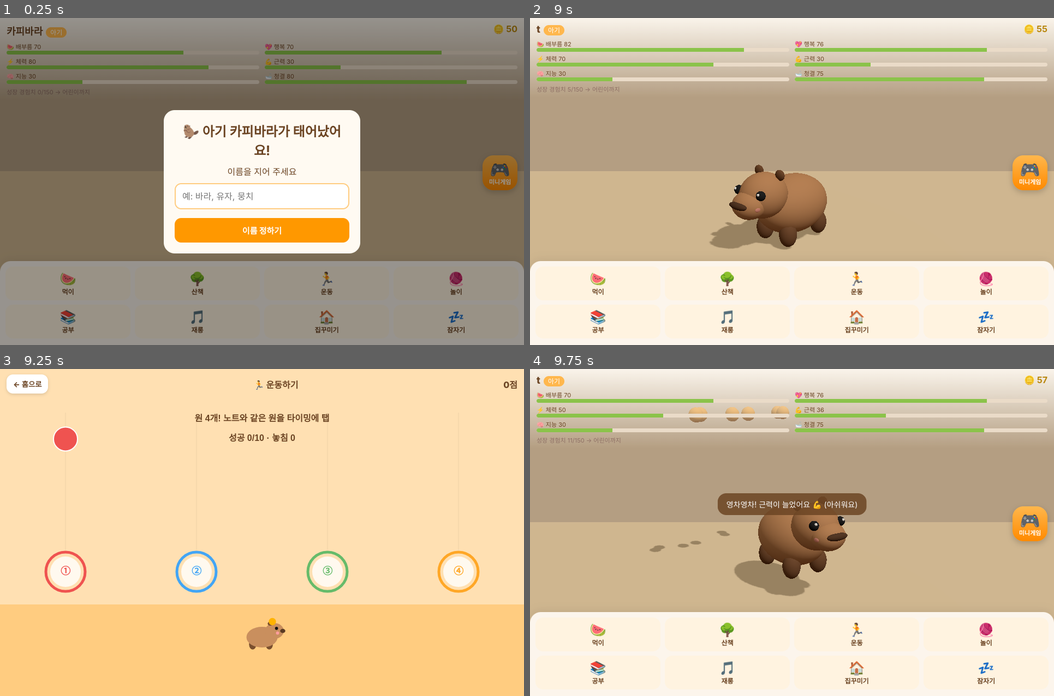
Above: before the commit, frames 1-4 (two rows, left to right).
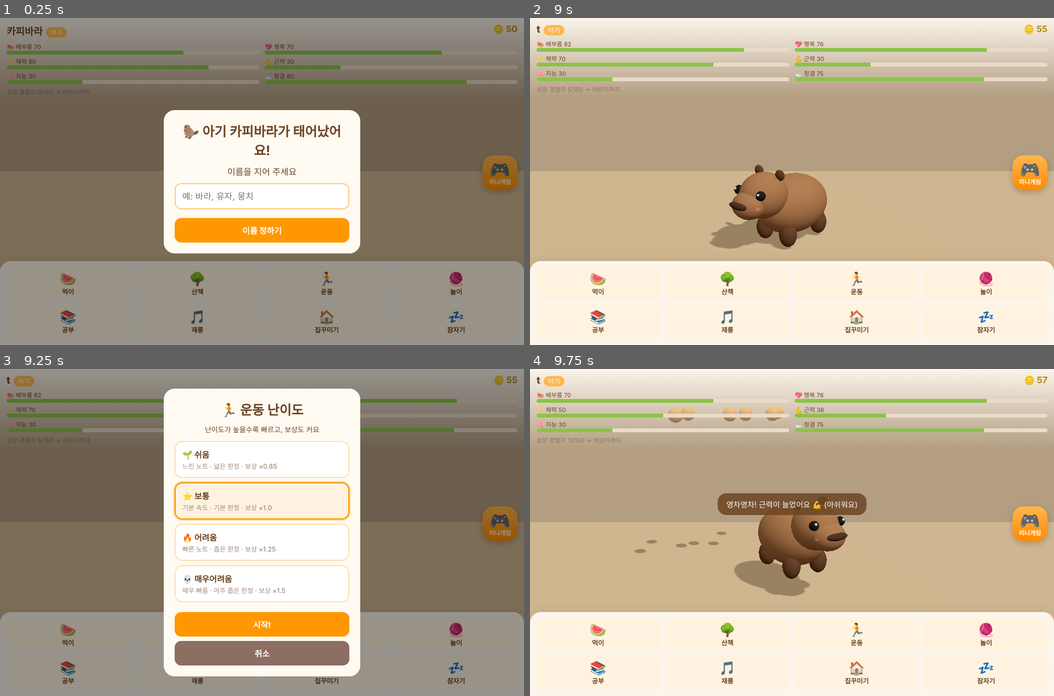
Above: after the commit, the same moments.

Repository: sketchkim-hub/capybara-game
Game: browser game, page index.html
Same seed, same stepped clock (60 frames per second), same inputs: the game is played once before the commit and once after it.
Inputs (mouse positions are in pixels of both pictures, inside the frame that each line leads up to):
- Up to frame 1 (0.25 s): no input
- Up to frame 2 (9 s): click (792, 181) at 0.27 s; click (792, 214) at 1.07 s; click (792, 194) at 1.27 s; type "a" at 1.27 s; tap Enter at 1.3, 1.9, 2.5 s; click (687, 148) at 1.67 s; click (792, 194) at 1.87 s; type "r" at 1.87 s; press the mouse at (896, 132) at 2.27 s; release the mouse at (792, 116) at 2.4 s; click (792, 194) at 2.47 s; type "t" at 2.47 s; click (870, 246) at 2.87 s; click "이름 정하기" at 3.07 s; click (661, 263) at 3.47 s; click "🍉 먹이" at 3.67 s; press the mouse at (792, 116) at 4.07 s; release the mouse at (739, 295) at 4.2 s; click "← 홈으로" at 4.27 s; click (949, 197) at 4.67 s; click "홈으로" at 4.87 s; click (634, 181) at 5.27 s; click "🏠 집꾸미기" at 5.47 s; press the mouse at (739, 295) at 5.87 s; release the mouse at (687, 148) at 6 s; click "닫기" at 6.07 s; click (844, 67) at 6.47 s; click "🎵 재롱" at 6.67 s; click "← 홈으로" at 7.02 s; click (792, 214) at 7.07 s; click "🎮 미니게임" at 7.27 s; press the mouse at (687, 148) at 7.67 s; release the mouse at (661, 263) at 7.8 s; click "🍊 유자 받기 좌우로 움직여 유자를 받아요 (돌은 조…" at 7.87 s; click (896, 132) at 8.27 s; click "← 홈으로" at 8.47 s; click (870, 246) at 8.87 s
- Up to frame 3 (9.25 s): click "🏃 운동" at 9.07 s
- Up to frame 4 (9.75 s): click (792, 624) at 9.27 s, where only the run after the commit has a clickable "시작!"; press the mouse at (661, 614) at 9.47 s; click "← 홈으로" at 9.52 s; release the mouse at (634, 532) at 9.6 s; click "홈으로" at 9.67 s

Frames 1-2 are identical in both runs. In frame 3, 99% of the frame differs, in the area x 0-100%, y 0-100%; in frame 4, 0.5%.

Commit message:
exercise difficulty picker: easy/normal/hard/veryhard

Diff:
--- a/game.js
+++ b/game.js
@@ -69,9 +69,9 @@
  if(a!=='feed'&&a!=='sleep'&&S.hunger<10){toast('배고파요! 먹이를 주세요 🍉');return}
  if(window.__startAction){window.__startAction(a);return}
  finishAction(a,1)}
-function finishAction(a,quality){quality=Math.max(0,Math.min(1,quality));const A=ACT[a],mul=.4+.6*quality;
+function finishAction(a,quality,rewardMul=1){quality=Math.max(0,Math.min(1,quality));rewardMul=rewardMul||1;const A=ACT[a],mul=.4+.6*quality;
  for(const k in A.d){let v=A.d[k];if(v>0)v=Math.round(v*mul);S[k]=cl(S[k]+v)}
- const before=stage();const xp=Math.max(1,Math.round(A.x*mul)),coin=Math.round(A.c*mul);S.exp+=xp;S.coin+=coin;
+ const before=stage();const xp=Math.max(1,Math.round(A.x*mul*rewardMul)),coin=Math.round(A.c*mul*rewardMul);S.exp+=xp;S.coin+=coin;
  let msg=A.m;if(a==='trick'){const lv=Math.min(TRICKS.length,1+Math.floor(S.smart/25));msg=`재롱: ${TRICKS[Math.floor(Math.random()*lv)]}! 🎵`}
  anim=a;at=0;park.visible=a==='walk';wall.visible=a!=='walk';spawn(A.fx);toast(msg+(quality<.5?' (아쉬워요)':quality>.85?' (완벽!)':''));
  if(stage()!==before)setTimeout(()=>{toast(`🎉 ${S.name}(이)가 ${stage().n} 카피바라로 성장했어요!`);spawn(0xffeb3b,20)},1800);
--- a/games.js
+++ b/games.js
@@ -2,6 +2,14 @@
 const C=$('mgc'),X=C.getContext('2d');let W,H,dpr;
 const NAMES={jump:'장애물 뛰어넘기',dodge:'장애물 피하기',catch:'유자 받기'};
 const ANAME={feed:'🍉 먹이 주기',walk:'🌳 산책하기',exercise:'🏃 운동하기',play:'🧶 공놀이',study:'📚 공부하기',trick:'🎵 재롱 연습',sleep:'💤 재우기'};
+const DIFF={
+ easy:{id:'easy',n:'쉬움',speed:3.0,gap:52,win:28,notes:8,reward:0.85,label:'🌱 쉬움'},
+ normal:{id:'normal',n:'보통',speed:4.2,gap:38,win:20,notes:10,reward:1.0,label:'⭐ 보통'},
+ hard:{id:'hard',n:'어려움',speed:5.6,gap:28,win:14,notes:12,reward:1.25,label:'🔥 어려움'},
+ veryhard:{id:'veryhard',n:'매우어려움',speed:7.2,gap:20,win:10,notes:14,reward:1.5,label:'💀 매우어려움'}
+};
+let pickedDiff='normal';
+
 const best=()=>JSON.parse(localStorage.getItem('capy_best_v1')||'{}');
 function refreshBest(){const b=best();for(const k in NAMES)$('b_'+k).textContent=b[k]||0}
 $('gameBtn').onclick=()=>{refreshBest();$('menuM').classList.add('on')};
@@ -29,16 +37,24 @@
 function startHub(k){const s=window.__capy.S;if(s.energy<5){window.__capy.toast('체력이 부족해요… 잠을 재워 주세요 💤');return}
  s.energy-=5;window.__capy.ui();mode='hub';openMG(NAMES[k]);
  G={k,score:0,t:0,over:false,px:W/2,tx:W/2,y:0,vy:0,obs:[],items:[],miss:0};cancelAnimationFrame(raf);loop()}
-window.__startAction=function(a){mode='action';openMG(ANAME[a]);
- const base={k:a,score:0,t:0,over:false,done:false,hits:0,miss:0,need:8,px:W/2,tx:W/2,y:0,vy:0,obs:[],items:[],seq:[],player:[],show:true,phase:'show',beat:0,hold:0,cards:[],flipped:[],matched:0,blanket:0,ball:null,cues:[],cueI:0};
+function beginAction(a,diffId){mode='action';openMG(ANAME[a]+(a==='exercise'&&diffId?' · '+DIFF[diffId].n:''));
+ const base={k:a,score:0,t:0,over:false,done:false,hits:0,miss:0,need:8,px:W/2,tx:W/2,y:0,vy:0,obs:[],items:[],seq:[],player:[],show:true,phase:'show',beat:0,hold:0,cards:[],flipped:[],matched:0,blanket:0,ball:null,cues:[],cueI:0,diff:diffId||null,rewardMul:1,speed:4.2,win:20};
  if(a==='feed'){base.need=8;base.px=W/2}
  if(a==='walk'){base.need=6;base.px=W*0.28;base.tx=base.px;base.dist=0;base.jy=0;base.jvy=0;base.coyote=8;base.jumpBuf=0;base.jumped=0}
- if(a==='exercise'){base.need=10;base.cues=[];for(let i=0;i<10;i++)base.cues.push({t:70+i*38,lane:i%4,hit:false,missed:false})}
+ if(a==='exercise'){const D=DIFF[diffId||'normal'];base.rewardMul=D.reward;base.speed=D.speed;base.win=D.win;base.need=D.notes;base.cues=[];
+  let t=55;for(let i=0;i<D.notes;i++){base.cues.push({t:t,lane:Math.floor(Math.random()*4),hit:false,missed:false});t+=D.gap+(i%3===0?4:0)}}
  if(a==='play'){base.ball={x:W/2,y:H*.35,vy:0};base.need=10;base.bounces=0}
  if(a==='study'){const pairs=['🍉','🍊','🥕','🌿'];const deck=[...pairs,...pairs].sort(()=>Math.random()-.5);base.cards=deck.map((e,i)=>({e,i,open:false,gone:false}));base.need=4;base.flipped=[];base.limit=12*60}
  if(a==='trick'){const n=3+Math.floor(Math.random()*2);base.seq=[];for(let i=0;i<n;i++)base.seq.push(Math.floor(Math.random()*4));base.player=[];base.phase='show';base.showI=-1;base.showT=0;base.round=0;base.need=2}
  if(a==='sleep'){base.blanket=.12;base.need=1}
- G=base;cancelAnimationFrame(raf);loop()};
+ G=base;cancelAnimationFrame(raf);loop()}
+window.__startAction=function(a){if(a==='exercise'){pickedDiff='normal';
+  document.querySelectorAll('#diffList button').forEach(b=>b.classList.toggle('sel',b.dataset.d==='normal'));
+  $('diffM').classList.add('on');return}
+ beginAction(a)};
+$('diffGo').onclick=()=>{$('diffM').classList.remove('on');beginAction('exercise',pickedDiff)};
+$('diffX').onclick=()=>$('diffM').classList.remove('on');
+document.querySelectorAll('#diffList button').forEach(b=>b.onclick=()=>{pickedDiff=b.dataset.d;document.querySelectorAll('#diffList button').forEach(x=>x.classList.toggle('sel',x===b))});
 const ptr={down:false,x:0,y:0,sx:0,sy:0};
 function onDown(e){if(!G||G.over)return;const t=e.touches?e.touches[0]:e;ptr.down=true;ptr.x=t.clientX;ptr.y=t.clientY;ptr.sx=t.clientX;ptr.sy=t.clientY;ptr.t0=performance.now();
  if(mode==='action'&&G.k==='walk'){if(inJumpBtn(t.clientX,t.clientY)){ptr.jumpBtn=true;doWalkJump(true)}else{G.tx=Math.max(40,Math.min(W-40,t.clientX));ptr.jumpBtn=false}}
@@ -58,7 +74,7 @@
 C.addEventListener('pointerdown',onDown);C.addEventListener('pointermove',onMove);C.addEventListener('pointerup',onUp);C.addEventListener('pointercancel',onUp);
 function handleTap(x,y){if(mode==='hub'){if(G.k==='jump'){if(G.y===0)G.vy=13}else G.tx=x<W/2?Math.max(40,G.px-90):Math.min(W-40,G.px+90);return}
  if(G.k==='feed')G.tx=x;
- if(G.k==='exercise'){const lane=exLaneAt(x,y);if(lane<0){G.miss++;return}const cue=G.cues.find(c=>c.lane===lane&&!c.hit&&!c.missed&&Math.abs(G.t-c.t)<20);if(cue){cue.hit=true;G.hits++;G.score+=10;G.flashLane=lane;G.flashT=12}else G.miss++}
+ if(G.k==='exercise'){const lane=exLaneAt(x,y);if(lane<0){G.miss++;return}const cue=G.cues.find(c=>c.lane===lane&&!c.hit&&!c.missed&&Math.abs(G.t-c.t)<(G.win||20));if(cue){cue.hit=true;G.hits++;G.score+=10;G.flashLane=lane;G.flashT=12}else G.miss++}
  if(G.k==='play'&&G.ball){if(Math.abs(x-G.ball.x)<60&&Math.abs(y-G.ball.y)<80&&G.ball.vy>0){G.ball.vy=-11-Math.random()*2;G.bounces++;G.hits++;G.score+=10}}
  if(G.k==='study'){const cols=4,gap=12,cw=(W-40-gap*3)/4,ch=cw,ox=20,oy=H*.28;const i=Math.floor((x-ox)/(cw+gap)),j=Math.floor((y-oy)/(ch+gap));const idx=j*cols+i;
   if(idx>=0&&idx<G.cards.length&&!G.cards[idx].gone&&!G.cards[idx].open&&G.flipped.length<2){G.cards[idx].open=true;G.flipped.push(idx);
@@ -69,9 +85,9 @@
 function btnAt(x,y){const r=42,cx=[W*.25,W*.75,W*.25,W*.75],cy=[H*.42,H*.42,H*.62,H*.62];for(let i=0;i<4;i++)if(hit(x,y,cx[i],cy[i],r+10))return i;return -1}
 function exLaneAt(x,y){const ty=H*.62,r=42;for(let i=0;i<4;i++){const cx=W*((i+.5)/4);if(hit(x,y,cx,ty,r+16))return i}return -1}
 function finishAction(q){if(G.over)return;G.over=true;G.quality=Math.max(0,Math.min(1,q));
- const res=window.__capy.finishAction(G.k,G.quality);
+ const res=window.__capy.finishAction(G.k,G.quality,G.rewardMul||1);
  $('endT').textContent=`완료! ${Math.round(G.quality*100)}점`;
- $('endP').innerHTML=`${res.msg}<br>🪙 +${res.coin} · ⭐ 경험치 +${res.xp}<br>성과에 따라 보상이 달라져요`;
+ $('endP').innerHTML=`${res.msg}<br>🪙 +${res.coin} · ⭐ 경험치 +${res.xp}<br>${G.diff?('난이도 '+DIFF[G.diff].n+' · 보상 ×'+DIFF[G.diff].reward+'<br>'):''}성과에 따라 보상이 달라져요`;
  $('again').style.display='none';$('mgEnd').classList.add('on')}
 function endHub(){G.over=true;const s=window.__capy.S,b=best(),sc=Math.floor(G.score);let nb='';
  if(sc>(b[G.k]||0)){b[G.k]=sc;localStorage.setItem('capy_best_v1',JSON.stringify(b));nb='🏆 최고 기록 갱신! '}
@@ -147,12 +163,15 @@
   // lane guides
   X.strokeStyle='#0001';X.lineWidth=1;X.beginPath();X.moveTo(cx,80);X.lineTo(cx,ty-40);X.stroke()}
  if(g.flashT>0)g.flashT--;
- g.cues.forEach(c=>{const cx=W*((c.lane+.5)/4);const dy=(c.t-g.t)*4.2;const y=ty-dy;if(y<-50||y>H) ; else{
+ const sp=g.speed||4.2,win=g.win||20;
+ g.cues.forEach(c=>{const cx=W*((c.lane+.5)/4);const dy=(c.t-g.t)*sp;const y=ty-dy;if(y<-50||y>H) ; else{
   X.fillStyle=c.hit?'#66bb6a':c.missed?'#ef535088':cols[c.lane];X.beginPath();X.arc(cx,y,22,0,7);X.fill();X.strokeStyle='#fff';X.lineWidth=2;X.stroke()}
-  if(!g.over&&!c.hit&&!c.missed&&g.t>c.t+20){c.missed=true;g.miss++}});
+  if(!g.over&&!c.hit&&!c.missed&&g.t>c.t+win){c.missed=true;g.miss++}});
  capy(W/2,H*.82,.95);X.fillStyle='#6b4423';X.font='bold 16px sans-serif';X.textAlign='center';X.textBaseline='alphabetic';
- X.fillText('원 4개! 노트와 같은 원을 타이밍에 탭',W/2,H*.16);
- X.fillText(`성공 ${g.hits}/${g.cues.length} · 놓침 ${g.miss}`,W/2,H*.22);
+ const dn=g.diff&&DIFF[g.diff]?DIFF[g.diff].n:'보통';
+ X.fillText(`원 4개 · 난이도 ${dn}`,W/2,H*.15);
+ X.fillText(`성공 ${g.hits}/${g.cues.length} · 놓침 ${g.miss}`,W/2,H*.21);
+ if(g.t<100)X.fillText('노트와 같은 색 원을 타이밍에 탭!',W/2,H*.27);
  const done=g.cues.every(c=>c.hit||c.missed);
  if(!g.over&&done)finishAction(g.hits/g.cues.length)}
 function actPlay(g){X.fillStyle='#e1f5fe';X.fillRect(0,0,W,H);X.fillStyle='#c8e6c9';X.fillRect(0,H*.75,W,H);
--- a/index.html
+++ b/index.html
@@ -29,6 +29,10 @@
 #mgTop{position:absolute;top:0;left:0;right:0;padding:calc(env(safe-area-inset-top) + 10px) 12px;display:flex;justify-content:space-between;align-items:center;color:#6b4423;font-weight:800}
 #mgBack{border:0;background:#fff;border-radius:12px;padding:8px 12px;font-weight:800;color:#6b4423;box-shadow:0 2px 6px #0002}
 #mgEnd{position:absolute;inset:0;display:none;align-items:center;justify-content:center;background:#0005}#mgEnd.on{display:flex}
+#diffM .diff{display:grid;gap:8px;margin:12px 0}
+#diffM .diff button{border:2px solid #ffe0b2;background:#fff;border-radius:14px;padding:12px;font-size:15px;font-weight:800;color:#6b4423;text-align:left}
+#diffM .diff button small{display:block;font-weight:500;color:#a1887f;font-size:12px;margin-top:2px}
+#diffM .diff button.sel{border-color:#ff9800;background:#fff3e0;box-shadow:0 0 0 2px #ffcc80}
 </style></head><body>
 <canvas id="c"></canvas>
 <div id="top"><span id="name">카피바라</span><span id="stage">아기</span><span id="coin">🪙 0</span>
@@ -39,6 +43,15 @@
 <button data-a="study"><b>📚</b>공부</button><button data-a="trick"><b>🎵</b>재롱</button><button data-a="decor"><b>🏠</b>집꾸미기</button><button data-a="sleep"><b>💤</b>잠자기</button></div>
 <div class="modal" id="nameM"><div class="box"><h2>🦫 아기 카피바라가 태어났어요!</h2><p>이름을 지어 주세요</p><input id="nameI" maxlength="8" placeholder="예: 바라, 유자, 뭉치"><button class="btn" id="nameB">이름 정하기</button></div></div>
 <div class="modal" id="decorM"><div class="box"><h2>🏠 집 꾸미기</h2><p>코인으로 가구를 사서 집을 꾸며요</p><div class="shop" id="shop"></div><button class="btn" id="decorX">닫기</button></div></div>
+<div class="modal" id="diffM"><div class="box"><h2>🏃 운동 난이도</h2><p style="font-size:13px">난이도가 높을수록 빠르고, 보상도 커요</p>
+<div class="diff" id="diffList">
+<button type="button" data-d="easy">🌱 쉬움<small>느린 노트 · 넓은 판정 · 보상 ×0.85</small></button>
+<button type="button" data-d="normal" class="sel">⭐ 보통<small>기본 속도 · 기본 판정 · 보상 ×1.0</small></button>
+<button type="button" data-d="hard">🔥 어려움<small>빠른 노트 · 좁은 판정 · 보상 ×1.25</small></button>
+<button type="button" data-d="veryhard">💀 매우어려움<small>매우 빠름 · 아주 좁은 판정 · 보상 ×1.5</small></button>
+</div>
+<button class="btn" id="diffGo">시작!</button>
+<button class="btn" id="diffX" style="background:#8d6e63;margin-top:8px">취소</button></div></div>
 <script type="module" src="game.js"></script><button id="gameBtn" aria-label="미니게임">🎮<span>미니게임</span></button>
 <div class="modal" id="menuM"><div class="box"><h2>🎮 미니게임</h2><p style="font-size:13px">한 판에 체력 5 · 점수만큼 코인·경험치·행복!</p>
 <button class="gm" data-g="jump">🦘 장애물 뛰어넘기<small>화면을 탭해서 점프! 돌멩이를 넘어요 · 최고 <b id="b_jump">0</b></small></button>
